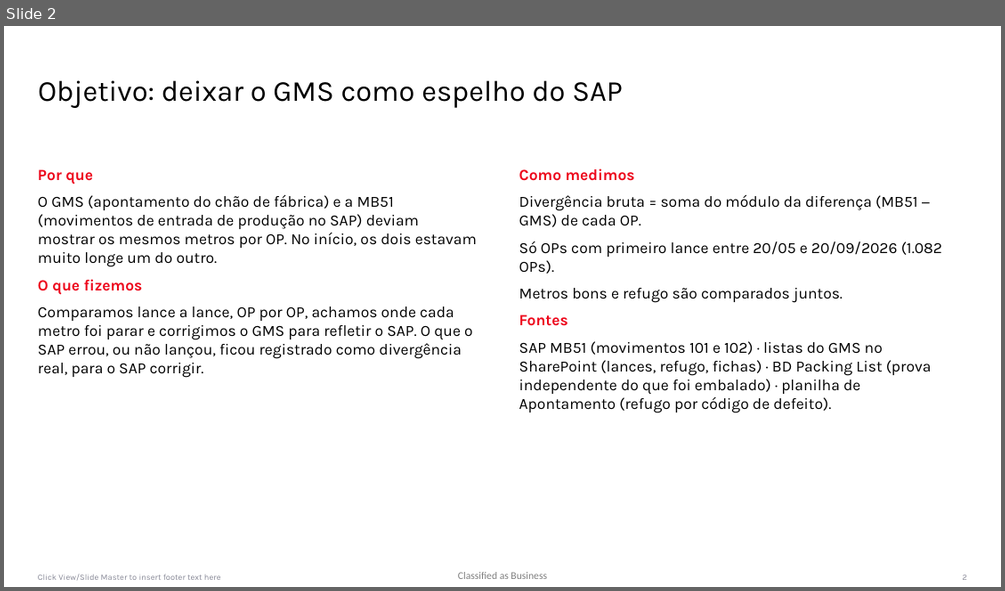
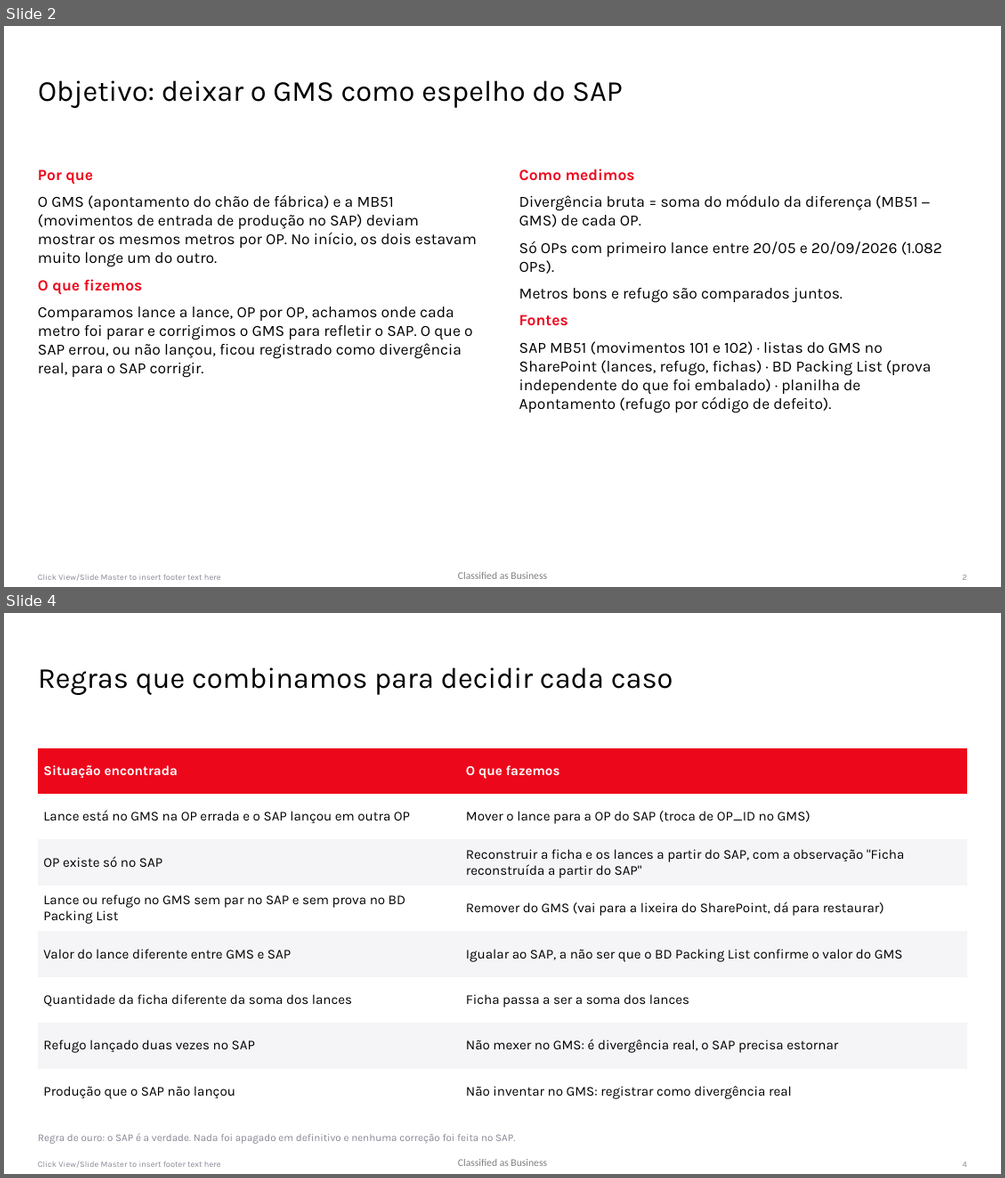
Before and after one commit to WilliamNRAmorim/Projetos, a slide deck: Producao_GMS_x_MB51/Apresentação/Tratativas_GMS_x_SAP.pptx. Shown one above the other, each under a label of ours: slide 2 before the commit, slides 2 and 4 after it; the slides between them are not shown. The pictures are 1005x591 and 1005x1178 pixels, drawn with LibreOffice and Linux fonts; fonts in the diff are those of the drawing; background and template pictures are left out. Boxes give left, top, right and bottom in pixels: in the first picture for what was removed or moved away, otherwise in the second. Text is boxed around its words. In the diff, an @@ line names an element or a change of style, - is before the commit and + after.

```diff
--- a/Producao_GMS_x_MB51/Apresentação/Tratativas_GMS_x_SAP.pptx
+++ b/Producao_GMS_x_MB51/Apresentação/Tratativas_GMS_x_SAP.pptx
@@ slide 4 added at (4,613,1001,1174), background #FFFFFF; not listed: 3 template elements that a slide beside it also shows @@
@@ title added at (38,667,673,695), 28 pt, text #000000 @@
+Regras que combinamos para decidir cada caso
@@ table added at (38,747,967,1114), 8 rows, 2 columns @@
+Situação encontrada | O que fazemos
+Lance está no GMS na OP errada e o SAP lançou em outra OP | Mover o lance para a OP do SAP (troca de OP_ID no GMS)
+OP existe só no SAP | Reconstruir a ficha e os lances a partir do SAP, com a observação "Ficha reconstruída a partir do SAP"
+Lance ou refugo no GMS sem par no SAP e sem prova no BD Packing List | Remover do GMS (vai para a lixeira do SharePoint, dá para restaurar)
+Valor do lance diferente entre GMS e SAP | Igualar ao SAP, a não ser que o BD Packing List confirme o valor do GMS
+Quantidade da ficha diferente da soma dos lances | Ficha passa a ser a soma dos lances
+Refugo lançado duas vezes no SAP | Não mexer no GMS: é divergência real, o SAP precisa estornar
+Produção que o SAP não lançou | Não inventar no GMS: registrar como divergência real
@@ text added at (38,1133,515,1143), 10 pt, text #878896 @@
+Regra de ouro: o SAP é a verdade. Nada foi apagado em definitivo e nenhuma correção foi feita no SAP.
```
Also in this commit, not shown: 4 slides changed, 3 other slides added.
